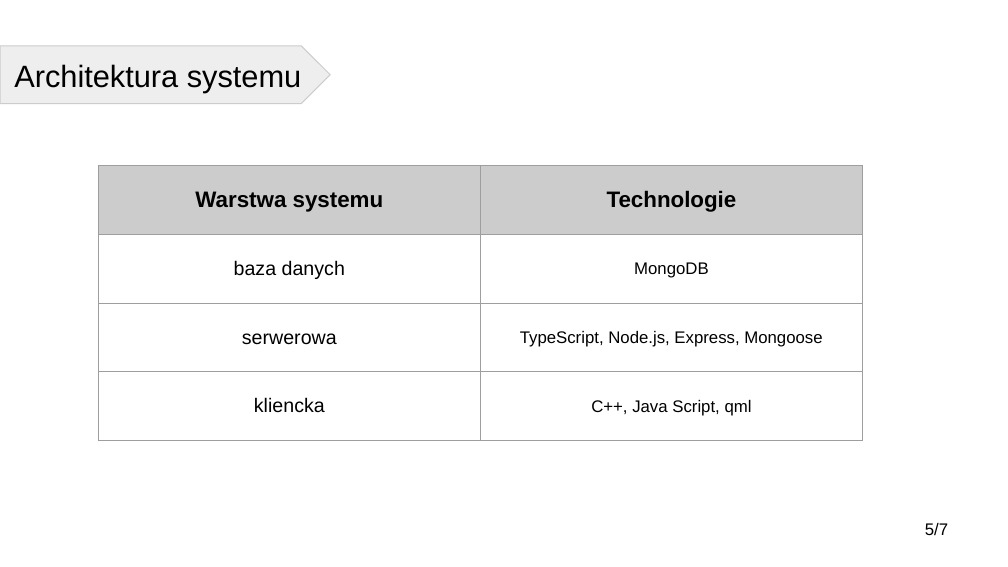
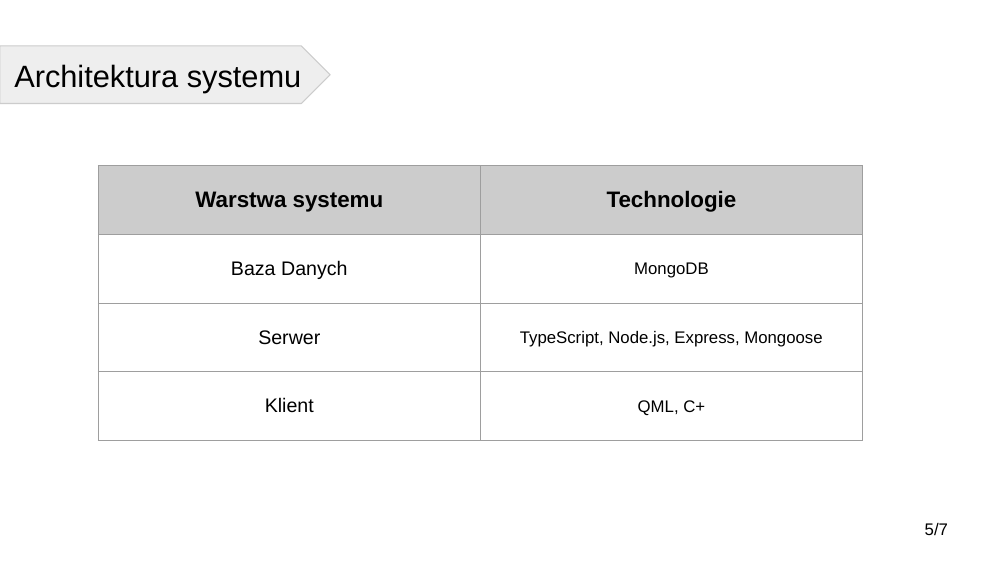
Before and after one commit to H1kosso/fountain-app, a slide deck: slide 5 of Preview/Praca dyplomowa - HMI do kurtyny wodnej.pptx. Drawn at 1008x567 pixels with LibreOffice and Linux fonts; fonts in the diff are those of the drawing. Boxes give left, top, right and bottom in pixels: in the first picture for what was removed or moved away, otherwise in the second. Text is boxed around its words. In the diff, an @@ line names an element or a change of style, - is before the commit and + after.

```diff
--- a/Preview/Praca dyplomowa - HMI do kurtyny wodnej.pptx
+++ b/Preview/Praca dyplomowa - HMI do kurtyny wodnej.pptx
@@ table at [99,166,863,440] @@
-row 2, column 1: baza danych
+row 2, column 1: Baza Danych
-row 3, column 1: serwerowa
+row 3, column 1: Serwer
-row 4, column 1: kliencka
+row 4, column 1: Klient
-row 4, column 2: C++, Java Script, qml
+row 4, column 2: QML, C+
```
Also in this commit, not shown: 4 other slides changed, 1 other file.
